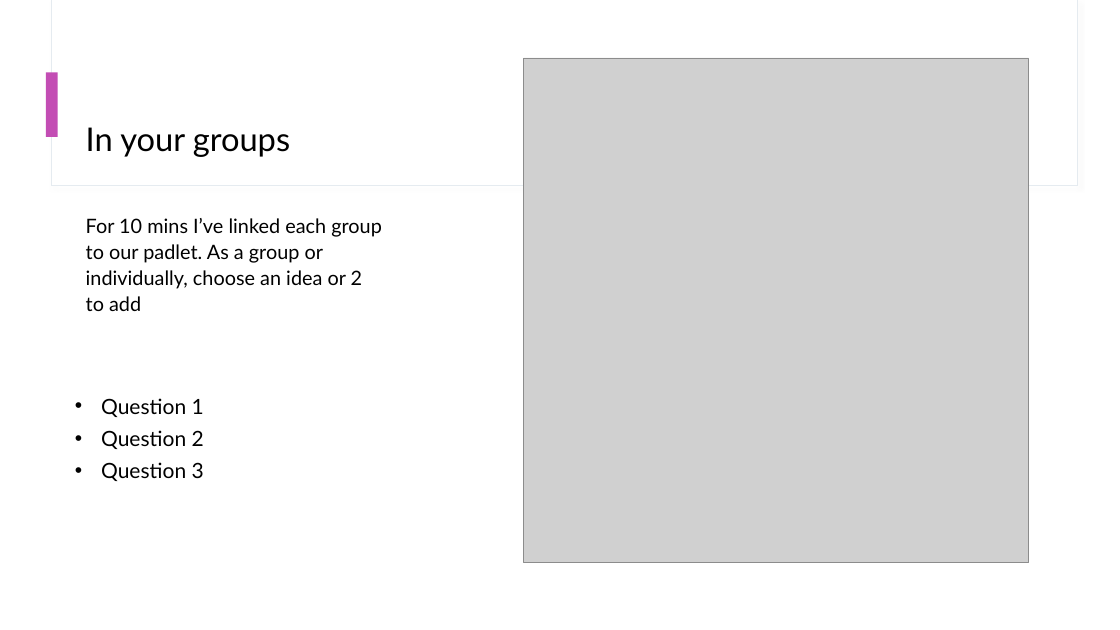
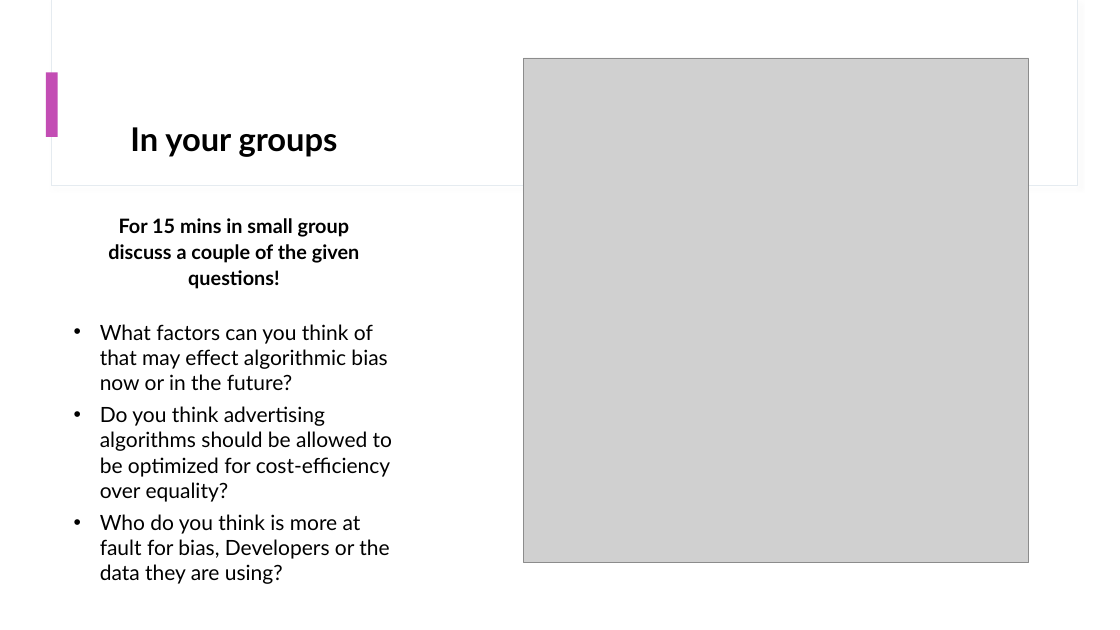
Before and after one commit to StephenCole19/Summer2020, a slide deck: slide 10 of soci2534/midterm/SOCIMidterm.pptx (slide 12 before the commit). Drawn at 1120x630 pixels with LibreOffice and Linux fonts; fonts in the diff are those of the drawing; grey boxes stand for pictures. Boxes give left, top, right and bottom in pixels: in the first picture for what was removed or moved away, otherwise in the second. Text is boxed around its words. In the diff, an @@ line names an element or a change of style, - is before the commit and + after.

```diff
--- a/soci2534/midterm/SOCIMidterm.pptx
+++ b/soci2534/midterm/SOCIMidterm.pptx
@@ title "In your groups" at (130, 127, 338, 157): bold on; alignment left to centre @@
@@ text at (108, 218, 360, 289): text changed; bold on @@
-For 10 mins I’ve linked each group to our padlet. As a group or individually, choose an idea or 2 to add
+For 15 mins in small group discuss a couple of the given questions!
@@ text at (100, 324, 392, 584): text changed @@
-• Question 1
-• Question 2
-• Question 3
+• What factors can you think of that may effect algorithmic bias now or in the future?
+• Do you think advertising algorithms should be allowed to be optimized for cost-efficiency over equality?
+• Who do you think is more at fault for bias, Developers or the data they are using?
```
Also in this commit, not shown: 3 other slides changed, 7 slides added, 9 slides removed, 16 other files.
